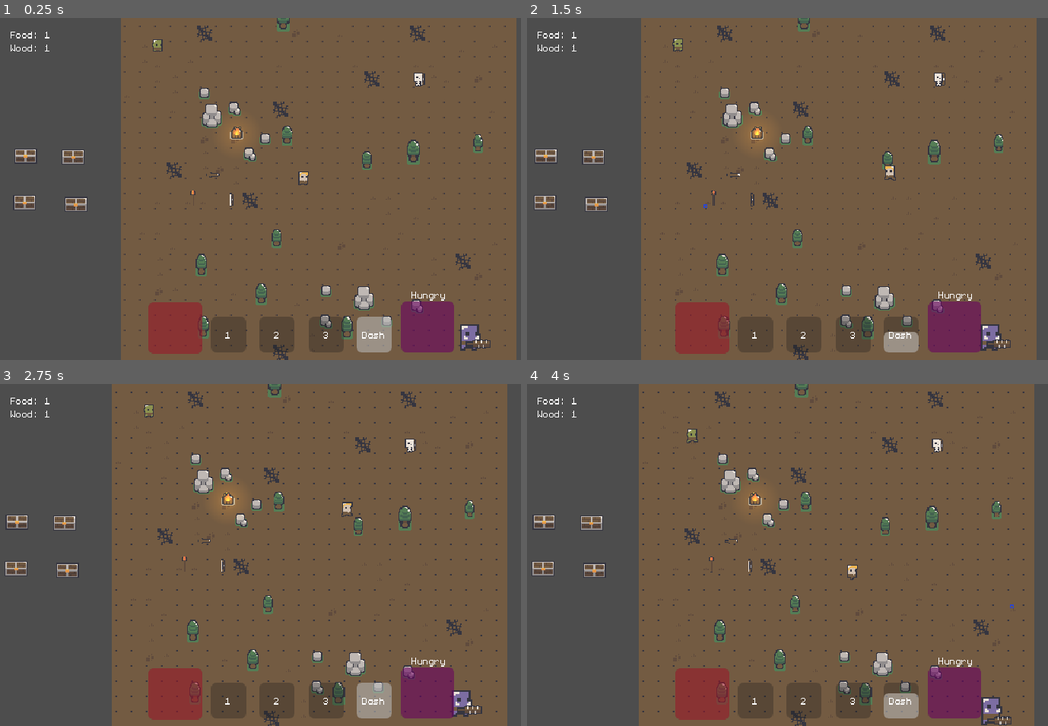
Above: before the commit, frames 1-4 (two rows, left to right).
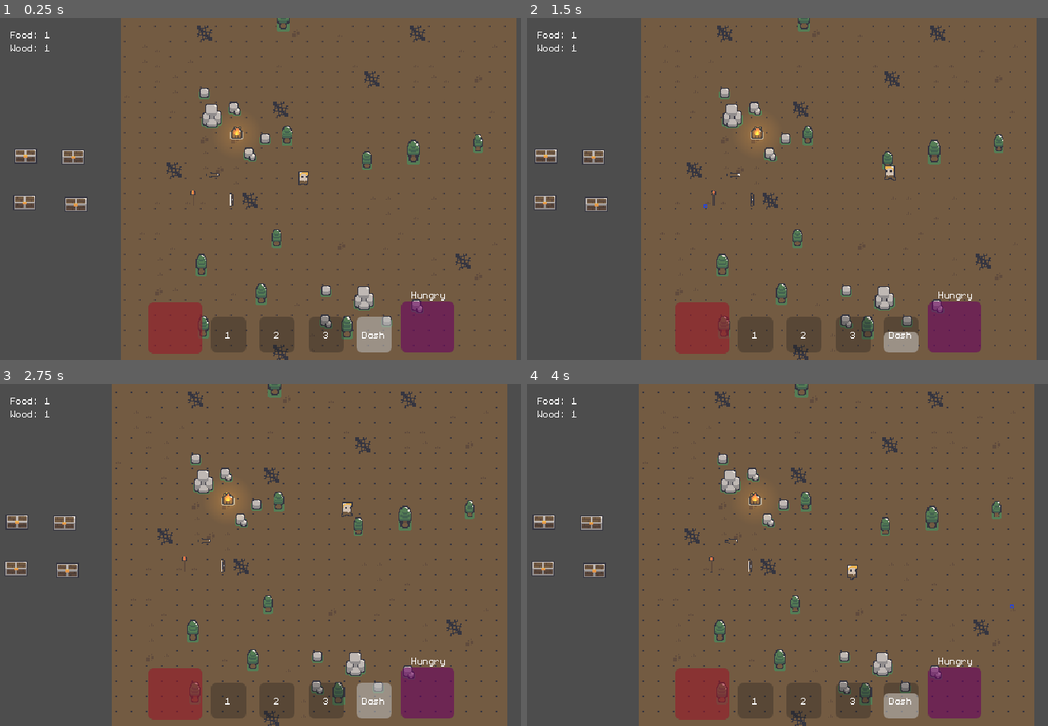
Above: after the commit, the same moments.

Repository: qmarsala/DeliciousDungeon
Game: Godot game, scene res://scenes/debug.tscn
Two runs of this game, one before a commit and one after it. Both use one fixed random seed, a clock stepped at 60 frames per second and the inputs below. This scene is started directly instead of the project's main scene.
Inputs (mouse positions are in pixels of both pictures, inside the frame that each line leads up to):
- Up to frame 1 (0.25 s): no input
- Up to frame 2 (1.5 s): move the mouse to (964, 171) at 0.52 s; hold Right mouse button (dash) 0.53-1.28 s; click (964, 171) at 0.67 s; move the mouse to (709, 206) at 1.27 s; tap F (interact) at 1.35 s; click (709, 206) at 1.42 s
- Up to frame 3 (2.75 s): move the mouse to (364, 479) at 2.02 s; press the mouse at (364, 479) at 2.03 s
- Up to frame 4 (4 s): move the mouse to (797, 623) at 2.77 s; release the mouse at (797, 623) at 2.78 s; right-click (797, 623) at 2.85 s; click (797, 623) at 2.92 s; move the mouse to (1011, 606) at 3.52 s; hold F (interact) from 3.53 s (still down); click (1011, 606) at 3.67 s

The runs differ from the first frame. In frame 1, 0.4% of the frame differs, in the area x 29-95%, y 6-98%; in frame 2, 0.4%, in the area x 27-93%, y 6-98%; in frame 3, 0.4%; in frame 4, 0.4%.
Error before the commit: Trying to assign value of type 'Node' to a variable of type 'ability_slots.gd'. (res://assets/scripts/items/weapon.gd:4)

Commit message:
get weapons working again with new ability slots

Diff:
--- a/src/assets/resources/abilities/ability_data/piercing_shot_data.tres
+++ b/src/assets/resources/abilities/ability_data/piercing_shot_data.tres
@@ -20,4 +20,5 @@
 speed = 325.0
 can_pierce = true
 max_pierce_count = 1
-max_range = 0
+weapon_range = 90
+bonus_range = 50
--- a/src/assets/scripts/abilities/sword_swing.gd
+++ b/src/assets/scripts/abilities/sword_swing.gd
@@ -10,7 +10,7 @@
 	attack.damage = data.damage
 	attack.status_effects = data.status_effects
 	attack.effect_synergy = data.status_effect_synergy
-	melee_hurtbox.init(attack, false)
+	melee_hurtbox.init(attack, data.targets_player, data.targets_enemy)
 
 var time = 0
 func _process(delta: float) -> void:
--- a/src/assets/scripts/components/ability_slots.gd
+++ b/src/assets/scripts/components/ability_slots.gd
@@ -4,7 +4,9 @@
 var slots: Array[AbilitySlot] = []
 
 func _ready() -> void:
-	slots = get_children() as Array[AbilitySlot]
+	for c in get_children():
+		if c is AbilitySlot:
+			slots.append(c)
 
 func bind_abilities(weapon: Weapon) -> void:
 	for i in slots.size():
--- a/src/assets/scripts/components/hurtbox.gd
+++ b/src/assets/scripts/components/hurtbox.gd
@@ -4,14 +4,14 @@
 var attack: Attack
 
 func init(attack_data: Attack,
-	attacks_enemy: bool = true,
-	attacks_player: bool = false,
+	targets_player: bool = false,
+	targets_enemy: bool = true,
 	apply_on_entered: bool = false):
 	attack = attack_data
 	if apply_on_entered:
 		area_entered.connect(on_area_entererd)
-	set_collision_mask_value(6, attacks_player)
-	set_collision_mask_value(7, attacks_enemy)
+	set_collision_mask_value(6, targets_player)
+	set_collision_mask_value(7, targets_enemy)
 
 func apply_attack():
 	var targets = get_overlapping_areas()
--- a/src/assets/scripts/items/projectile.gd
+++ b/src/assets/scripts/items/projectile.gd
@@ -32,11 +32,12 @@
 	rotate(deg_to_rad(90))
 
 func _on_hurtbox_area_entered(area: Area2D) -> void:
-	pierce_count += 1
-	if data.can_pierce and pierce_count > data.max_pierce_count:
-		queue_free.call_deferred()
-	elif not data.can_pierce:
-		queue_free.call_deferred()
+	if area is Hitbox:
+		pierce_count += 1
+		if data.can_pierce and pierce_count > data.max_pierce_count:
+			queue_free.call_deferred()
+		elif not data.can_pierce:
+			queue_free.call_deferred()
 
 func _on_hurtbox_body_entered(body: Node2D) -> void:
 	queue_free.call_deferred()
--- a/src/assets/scripts/items/weapon.gd
+++ b/src/assets/scripts/items/weapon.gd
@@ -1,7 +1,5 @@
 class_name Weapon
 extends Node2D
-
-@onready var ability_slots: AbilitySlots = $AbilitySlots
 
 var player: Player
 
@@ -20,11 +18,11 @@
 
 func equip(player: Player):
 	self.player = player
-	ability_slots.bind_abilities(self)
+	player.ability_slots.bind_abilities(self)
 
 func unequip():
+	player.ability_slots.unbind_abilities(self)
 	player = null
-	ability_slots.unbind_abilities(self)
 
 func _process(delta: float) -> void:
 	if not is_instance_valid(player): return
@@ -59,4 +57,6 @@
 
 func on_use_ability_requested(ability_slot: AbilitySlot):
 	if player.health_component.is_dead() or not player.weapon == self: return
-	ability_slot.use_ability(player.global_position, get_attack_location())
+	# probably want to attack from the center of our collision box?
+	# other ideas are player pos and hand pos
+	ability_slot.use_ability(player.global_position + Vector2(0,3), get_attack_location())
--- a/src/assets/scripts/player/hand.gd
+++ b/src/assets/scripts/player/hand.gd
@@ -12,9 +12,9 @@
 	if not is_instance_valid(character): return
 	var direction = character.get_global_mouse_position() - character.global_position
 	if direction.length() > reach:
-		position = (direction.normalized() * reach) + Vector2(0,2)
+		position = (direction.normalized() * reach) + Vector2(0,3)
 	else:
-		position = direction + Vector2(0, 2)
+		position = direction + Vector2(0, 3)
 	if position.y < 0:
 		z_index = character.z_index - 1
 	else:
--- a/src/assets/scripts/player/player.gd
+++ b/src/assets/scripts/player/player.gd
@@ -21,6 +21,7 @@
 @onready var health_component: HealthComponent = %HealthComponent
 @onready var status_effects_component: StatusEffectComponent = $StatusEffectsComponent
 @onready var hitbox: Hitbox = $Hitbox
+@onready var ability_slots: AbilitySlots = $AbilitySlots
 
 #todo: component
 @onready var rest_timer: Timer = $RestTimer
--- a/src/assets/scripts/ui/player_ui.gd
+++ b/src/assets/scripts/ui/player_ui.gd
@@ -63,7 +63,7 @@
 		# we could use a weapon equipped event to wire this up
 		# we need a contract around 'weapon or abilities' to gain the data about
 		# an ability such as (name, total_cooldown, current_cooldown)
-		var ability_slots = player.weapon.ability_slots.get_children()
+		var ability_slots = player.ability_slots.slots
 		var ability1 = ability_slots[0] as AbilitySlot
 		var ability2 = ability_slots[1] as AbilitySlot
 		var ability3 = ability_slots[2] as AbilitySlot
--- a/src/scenes/components/hurtbox.tscn
+++ b/src/scenes/components/hurtbox.tscn
@@ -5,5 +5,4 @@
 [node name="Hurtbox" type="Area2D"]
 collision_layer = 0
 collision_mask = 0
-monitorable = false
 script = ExtResource("1_5rr74")
--- a/src/scenes/debug.tscn
+++ b/src/scenes/debug.tscn
@@ -7,12 +7,9 @@
 [ext_resource type="PackedScene" uid="uid://b1bfcy70vhh2k" path="res://scenes/ui/player_ui.tscn" id="3_oq7gx"]
 [ext_resource type="PackedScene" uid="uid://dewbvl8yppxyi" path="res://scenes/damage_number.tscn" id="3_wyuhu"]
 [ext_resource type="PackedScene" uid="uid://b2ydsutrfwhu5" path="res://scenes/levels/tree.tscn" id="5_70lwd"]
-[ext_resource type="PackedScene" uid="uid://l5ic445kl6da" path="res://scenes/enemies/goblin.tscn" id="6_fding"]
 [ext_resource type="PackedScene" uid="uid://y4ktplof8y3c" path="res://scenes/player.tscn" id="6_ucoae"]
-[ext_resource type="PackedScene" uid="uid://cwoqb0h58gi6y" path="res://scenes/enemies/troll.tscn" id="7_mkydk"]
 [ext_resource type="PackedScene" uid="uid://bq43heu5kffs1" path="res://scenes/items/pickup.tscn" id="10_tdpce"]
 [ext_resource type="PackedScene" uid="uid://cfesvjhulwkvx" path="res://scenes/items/fire.tscn" id="11_wrpau"]
-[ext_resource type="PackedScene" uid="uid://d0nk2tnjt4nfh" path="res://scenes/enemies/ranged_skeleton.tscn" id="12_i7yee"]
 [ext_resource type="PackedScene" uid="uid://14qxoibvjmhg" path="res://scenes/enemy_bounds.tscn" id="13_hvojg"]
 [ext_resource type="Script" path="res://assets/resources/items/item.gd" id="14_di3qn"]
 [ext_resource type="Texture2D" uid="uid://pynimp510622" path="res://assets/sprites/forestSprites_ v1.2/boar_.png" id="15_7g4ju"]
@@ -426,17 +423,6 @@
 position = Vector2(-70, -46)
 lit = false
 
-[node name="Goblin" parent="." instance=ExtResource("6_fding")]
-z_index = 1
-position = Vector2(-153, -141)
-
-[node name="Troll" parent="." instance=ExtResource("7_mkydk")]
-z_index = 1
-position = Vector2(175, 166)
-
-[node name="RangedSkeleton" parent="." instance=ExtResource("12_i7yee")]
-position = Vector2(121, -104)
-
 [node name="Chest" parent="." instance=ExtResource("23_nkwgo")]
 z_index = 1
 position = Vector2(-292, -23)
--- a/src/scenes/items/bow.tscn
+++ b/src/scenes/items/bow.tscn
@@ -1,13 +1,13 @@
-[gd_scene load_steps=5 format=3 uid="uid://blb4ph6xjfls0"]
+[gd_scene load_steps=4 format=3 uid="uid://blb4ph6xjfls0"]
 
 [ext_resource type="Script" path="res://assets/scripts/items/bow.gd" id="1_eehek"]
 [ext_resource type="SpriteFrames" uid="uid://cawxta7v7inqw" path="res://assets/animations/bow_animation.tres" id="2_0cybm"]
 [ext_resource type="Texture2D" uid="uid://c1qb48wdrvwqa" path="res://assets/sprites/robinhood/weapons_.png" id="3_33x1b"]
-[ext_resource type="PackedScene" uid="uid://kjlfckhhcg2v" path="res://scenes/components/ability_slot.tscn" id="4_5eqhh"]
 
-[node name="Bow" type="Node2D"]
+[node name="Bow" type="Node2D" node_paths=PackedStringArray("ability_slots")]
 scale = Vector2(0.7, 0.7)
 script = ExtResource("1_eehek")
+ability_slots = NodePath("")
 
 [node name="Animations" type="AnimatedSprite2D" parent="."]
 sprite_frames = ExtResource("2_0cybm")
@@ -19,11 +19,3 @@
 texture = ExtResource("3_33x1b")
 region_enabled = true
 region_rect = Rect2(52, 5, 4, 14)
-
-[node name="AbilitySlots" type="Node" parent="."]
-
-[node name="Ability1" parent="AbilitySlots" instance=ExtResource("4_5eqhh")]
-
-[node name="Ability2" parent="AbilitySlots" instance=ExtResource("4_5eqhh")]
-
-[node name="Ability3" parent="AbilitySlots" instance=ExtResource("4_5eqhh")]
--- a/src/scenes/items/staff.tscn
+++ b/src/scenes/items/staff.tscn
@@ -1,9 +1,8 @@
-[gd_scene load_steps=7 format=3 uid="uid://btrke7rn4blxm"]
+[gd_scene load_steps=6 format=3 uid="uid://btrke7rn4blxm"]
 
 [ext_resource type="Script" path="res://assets/scripts/items/staff.gd" id="1_s7n4d"]
 [ext_resource type="Texture2D" uid="uid://cqyuvlxinqtqc" path="res://assets/sprites/dungeon/weapons_.png" id="2_nv63o"]
 [ext_resource type="Texture2D" uid="uid://cdk267i0i80jy" path="res://assets/sprites/dungeon/fire_.png" id="3_0o3c2"]
-[ext_resource type="PackedScene" uid="uid://kjlfckhhcg2v" path="res://scenes/components/ability_slot.tscn" id="4_t21vp"]
 
 [sub_resource type="Gradient" id="Gradient_mv6vj"]
 colors = PackedColorArray(0.955197, 0.955197, 0.955197, 1, 0, 0, 0, 1)
@@ -14,10 +13,11 @@
 fill_from = Vector2(0.504274, 0.470085)
 fill_to = Vector2(0.555556, 0)
 
-[node name="Staff" type="Node2D" node_paths=PackedStringArray("level_two_effect")]
+[node name="Staff" type="Node2D" node_paths=PackedStringArray("level_two_effect", "ability_slots")]
 scale = Vector2(0.75, 0.75)
 script = ExtResource("1_s7n4d")
 level_two_effect = NodePath("Sprite2D/LevelTwoEffect")
+ability_slots = NodePath("")
 
 [node name="Sprite2D" type="Sprite2D" parent="."]
 texture = ExtResource("2_nv63o")
@@ -39,11 +39,3 @@
 texture = ExtResource("3_0o3c2")
 region_enabled = true
 region_rect = Rect2(20, 19, 8, 9)
-
-[node name="AbilitySlots" type="Node" parent="."]
-
-[node name="Ability1" parent="AbilitySlots" instance=ExtResource("4_t21vp")]
-
-[node name="Ability2" parent="AbilitySlots" instance=ExtResource("4_t21vp")]
-
-[node name="Ability3" parent="AbilitySlots" instance=ExtResource("4_t21vp")]
--- a/src/scenes/items/sword.tscn
+++ b/src/scenes/items/sword.tscn
@@ -1,9 +1,7 @@
-[gd_scene load_steps=15 format=3 uid="uid://bfc8242vq64ru"]
+[gd_scene load_steps=13 format=3 uid="uid://bfc8242vq64ru"]
 
 [ext_resource type="Script" path="res://assets/scripts/items/sword.gd" id="1_cie1y"]
 [ext_resource type="Texture2D" uid="uid://bg35y6j07oktb" path="res://assets/sprites/playerSprites_ [version 1.0]/sword_ [wood].png" id="2_p71ko"]
-[ext_resource type="PackedScene" uid="uid://dmrrebaym06l6" path="res://scenes/components/ability_slots.tscn" id="3_ishf6"]
-[ext_resource type="Script" path="res://assets/scripts/components/ability_slots.gd" id="4_ahb2y"]
 
 [sub_resource type="AtlasTexture" id="AtlasTexture_aubdb"]
 atlas = ExtResource("2_p71ko")
@@ -114,6 +112,3 @@
 scale = Vector2(0.65, 0.65)
 region_enabled = true
 region_rect = Rect2(2, 0, 8, 24)
-
-[node name="AbilitySlots" parent="." instance=ExtResource("3_ishf6")]
-script = ExtResource("4_ahb2y")
--- a/src/scenes/player.tscn
+++ b/src/scenes/player.tscn
@@ -11,6 +11,7 @@
 [ext_resource type="Script" path="res://assets/scripts/player/player_states/player_dash_state.gd" id="6_0evq3"]
 [ext_resource type="PackedScene" uid="uid://d1bxw1ae03fmi" path="res://scenes/components/status_effects_component.tscn" id="7_8i15j"]
 [ext_resource type="Script" path="res://assets/scripts/player/player_states/player_move_state.gd" id="7_bwmhs"]
+[ext_resource type="PackedScene" uid="uid://dmrrebaym06l6" path="res://scenes/components/ability_slots.tscn" id="8_2wv20"]
 [ext_resource type="Script" path="res://assets/scripts/states/state_machine.gd" id="8_mgete"]
 [ext_resource type="Script" path="res://assets/scripts/player/player_states/player_dead_state.gd" id="8_o8qu8"]
 [ext_resource type="Texture2D" uid="uid://bp0ujgfwrrxai" path="res://assets/sprites/camelot/merlin_.png" id="8_t1qvo"]
@@ -282,6 +283,8 @@
 stream = ExtResource("17_clfv3")
 volume_db = -20.0
 
+[node name="AbilitySlots" parent="." instance=ExtResource("8_2wv20")]
+
 [node name="HealthComponent" parent="." node_paths=PackedStringArray("character_sprite", "node") instance=ExtResource("2_vxtdb")]
 unique_name_in_owner = true
 character_sprite = NodePath("../CharacterSprite")
Not shown: 1 places in src/scenes/debug.tscn that only renumber resources
Not shown: 1 places in src/scenes/player.tscn that only renumber resources
